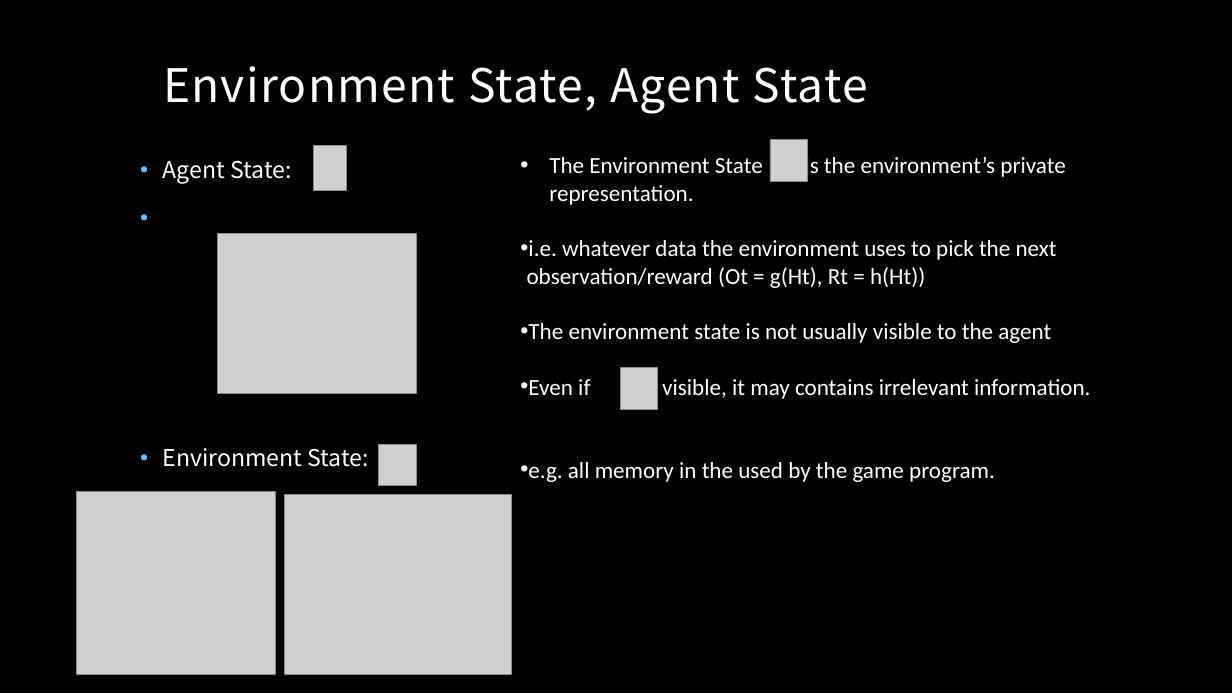
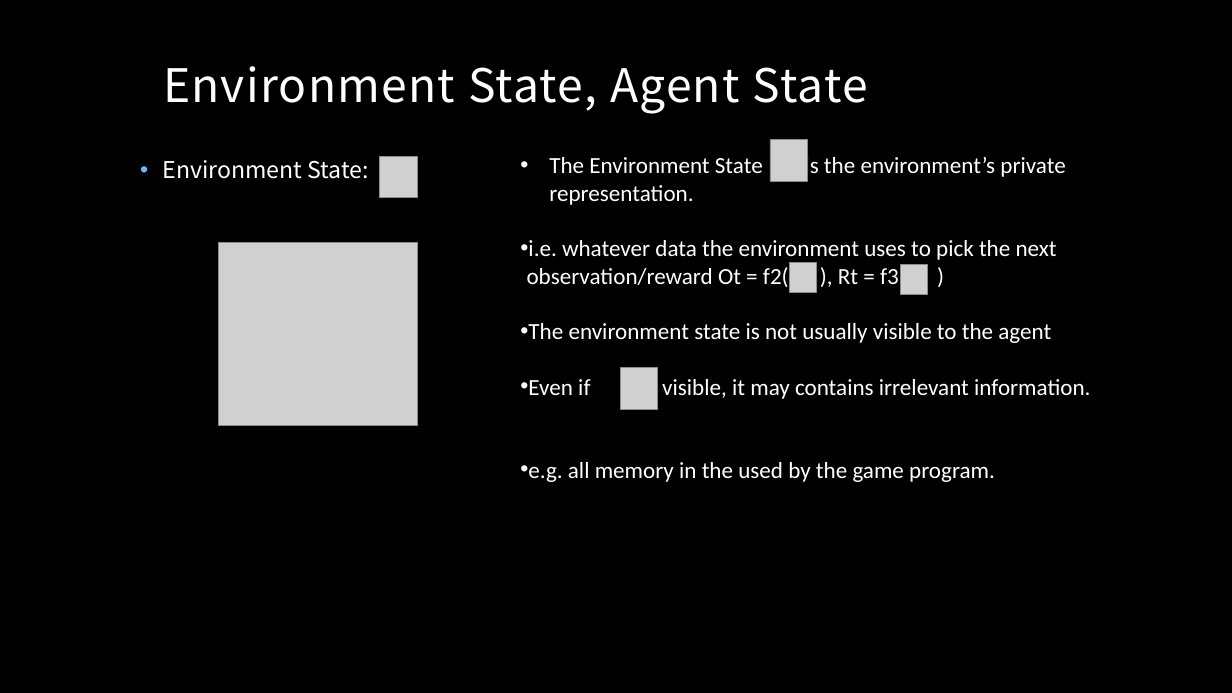
Before and after one commit to MacgyverLin/VintageComputer, a slide deck: slide 20 of Speech/Reinforcement Learning.pptx. Drawn at 1232x693 pixels with LibreOffice and Linux fonts; fonts in the diff are those of the drawing; grey boxes stand for pictures; background and template pictures are left out. Boxes give left, top, right and bottom in pixels: in the first picture for what was removed or moved away, otherwise in the second. Text is boxed around its words. In the diff, an @@ line names an element or a change of style, - is before the commit and + after.

```diff
--- a/Speech/Reinforcement Learning.pptx
+++ b/Speech/Reinforcement Learning.pptx
@@ picture removed at (x1=313, y1=146, x2=346, y2=191) @@
@@ text at (x1=163, y1=160, x2=292, y2=184): paragraph removed @@
-• Agent State:
@@ picture moved from (x1=379, y1=445, x2=417, y2=486) to (x1=380, y1=156, x2=418, y2=198) @@
@@ picture removed at (x1=218, y1=233, x2=417, y2=393) @@
@@ picture moved from (x1=77, y1=492, x2=275, y2=675) to (x1=219, y1=243, x2=418, y2=426) @@
@@ text at (x1=527, y1=240, x2=1057, y2=290): text changed @@
-• i.e. whatever data the environment uses to pick the next observation/reward (Ot = g(Ht), Rt = h(Ht))
+• i.e. whatever data the environment uses to pick the next observation/reward Ot = f2( ), Rt = f3( )
@@ picture added at (x1=790, y1=262, x2=817, y2=292) @@
@@ picture added at (x1=901, y1=265, x2=928, y2=295) @@
@@ picture removed at (x1=285, y1=494, x2=512, y2=675) @@
```
Also in this commit, not shown: 2 other slides changed, 2 slides added.
